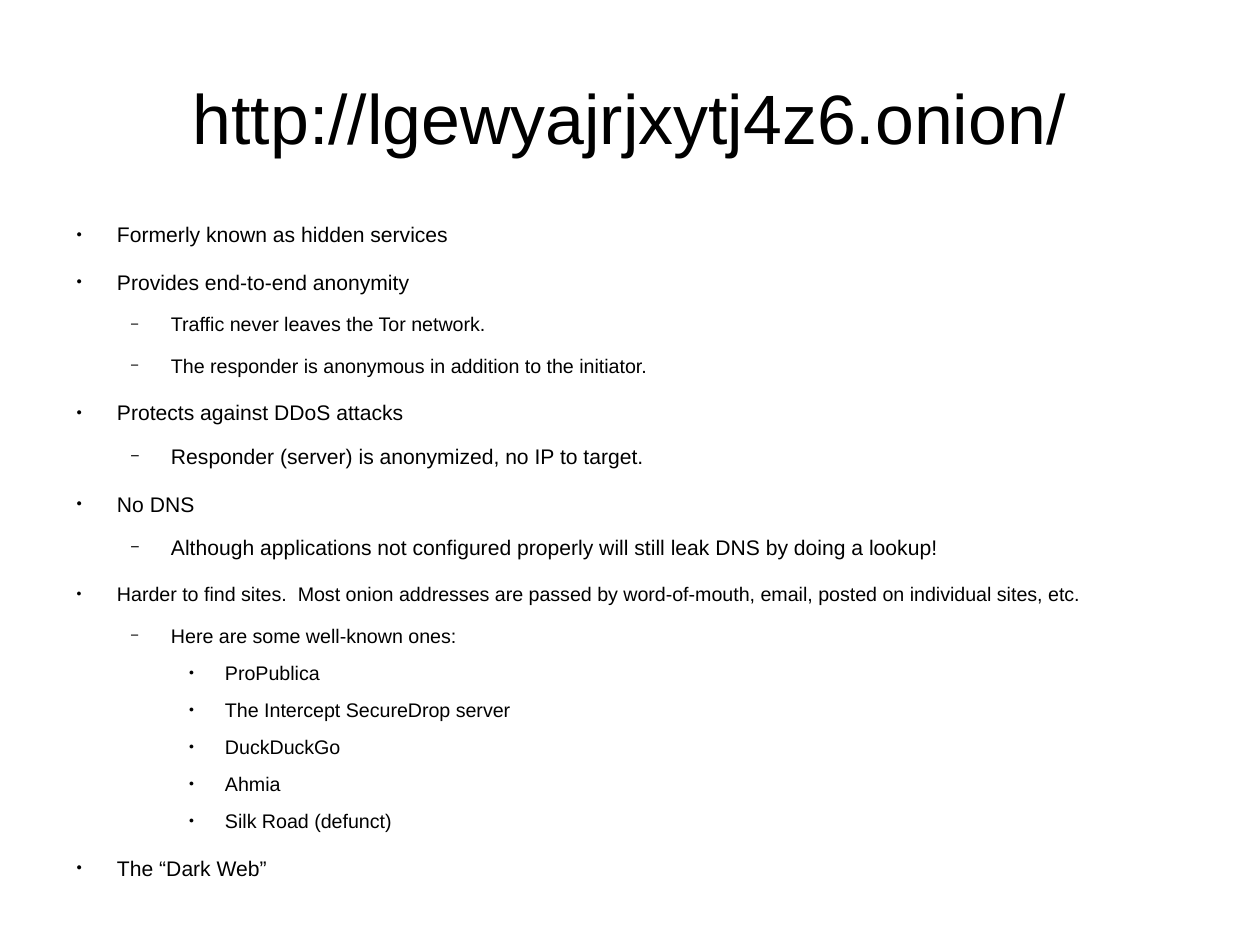
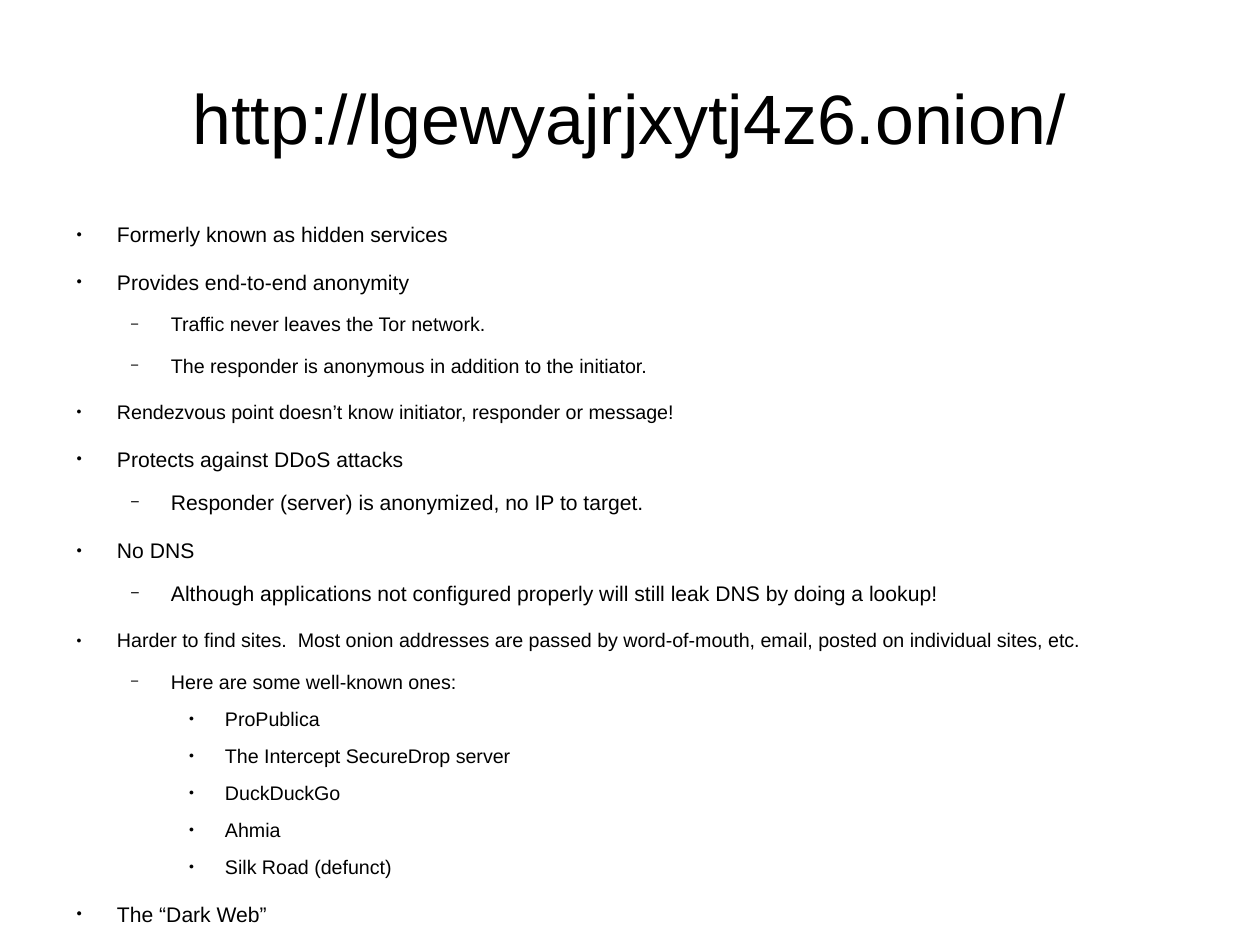
Before and after one commit to btoll/benjamintoll.com, a slide deck: slide 26 of static/talks/tor.odp (slide 23 before the commit). Drawn at 1260x945 pixels with LibreOffice and Linux fonts; fonts in the diff are those of the drawing. Boxes give left, top, right and bottom in pixels: in the first picture for what was removed or moved away, otherwise in the second. Text is boxed around its words. In the diff, an @@ line names an element or a change of style, - is before the commit and + after.

```diff
--- a/static/talks/tor.odp
+++ b/static/talks/tor.odp
@@ text at bbox=[117, 404, 674, 423]: paragraph added @@
+● Rendezvous point doesn’t know initiator, responder or message!
```
Also in this commit, not shown: 6 other slides changed, 5 slides added, 1 other file.
